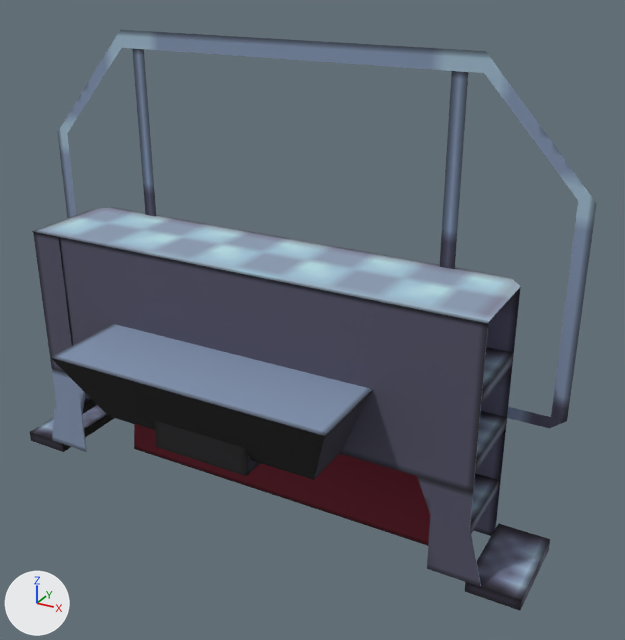
One commit to the OBJ model resources/generated/locomotives/combustion/df5/models/block/df5/df5_cowcatcher.obj: the scene before it, then after it.
Camera for both pictures: a 50 mm lens placed at (2.7, -4.23, 2.43), pointed at (0.77, -0.73, 0.68). The lights are fixed; the arrows at lower left show +X, +Y and +Z. Where no turn or scale is listed for an object, it has been applied to the vertices. Vertices at the same position are counted once.

Before the edit, the objects in view are built like this:
```python
me_排障器_selection_selection_selection_selection_selection_selection_selection_selection = bpy.data.meshes.new('排障器_selection_selection_selection_selection_selection_selection_selection_selection')
me_排障器_selection_selection_selection_selection_selection_selection_selection_selection.from_pydata(...)  # 321 vertices, 202 faces; spans x -1.03..2.03, y -1.52..-0.2, z -0.55..2.0
me_排障器_selection_selection_selection_selection_selection_selection_selection_selection.materials.append(mat_m_0268e62b_9f35_1db3_e756_75d9d65d134f)  # picture img_df5_cowcatcher
ob_排障器_selection_selection_selection_selection_selection_selection_selection_selection = bpy.data.objects.new('排障器_selection_selection_selection_selection_selection_selection_selection_selection', me_排障器_selection_selection_selection_selection_selection_selection_selection_selection)
ob_排障器_selection_selection_selection_selection_selection_selection_selection_selection.location = (0.0, 0.0, 0.0)
```
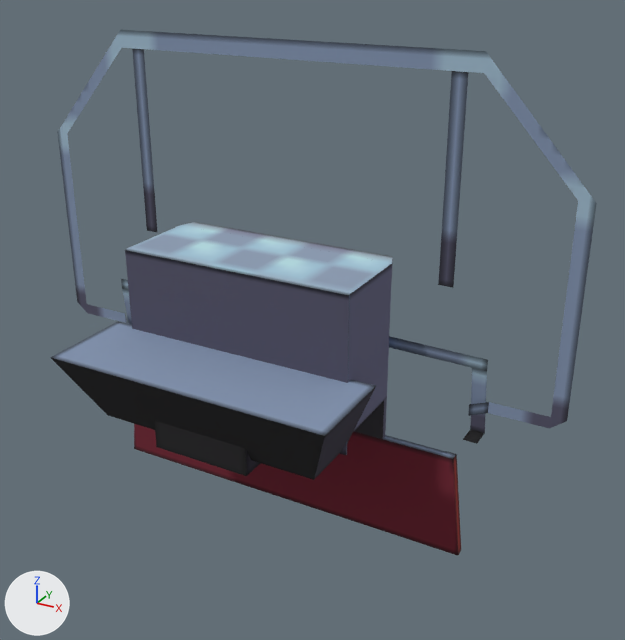
The edits, one by one:
me_排障器_selection_selection_selection_selection_selection_selection_selection_selection is used by ob_排障器_selection_selection_selection_selection_selection_selection_selection_selection; location (0.0, 0.0, 0.0).
me_排障器_selection_selection_selection_selection_selection_selection_selection_selection had 321 vertices, 202 faces and spanned x -1.03..2.03, y -1.52..-0.2, z -0.55..2.0.
me_排障器_selection_selection_selection_selection_selection_selection_selection_selection now has 221 vertices, 131 faces and spans x -1.03..2.03, y -1.52..-0.2, z -0.55..2.0.
me_排障器_selection_selection_selection_selection_selection_selection_selection_selection part 1: the loose piece of 65 vertices spanning x -0.76..1.76, y -1.06..-0.5, z -0.36..1.0 is rebuilt with 48 vertices and now spans x -0.13..1.13, y -1.06..-0.5, z -0.36..1.0.
me_排障器_selection_selection_selection_selection_selection_selection_selection_selection part 2: the loose piece of 8 vertices spanning x -0.76..1.76, y -1.05..-0.59, z 0.61..0.67 is rebuilt with 6 vertices and now spans x -0.13..1.13, y -1.05..-0.59, z 0.61.
me_排障器_selection_selection_selection_selection_selection_selection_selection_selection part 3: 10 loose pieces with 48 vertices, spanning x -1.03..2.03, y -1.06..-0.55, z -0.39..1.0, are deleted.
Part 4, on me_排障器_selection_selection_selection_selection_selection_selection_selection_selection:
48 vertices are removed from x -0.84..1.84, y -1.05..-0.59, z -0.33..1.0.
40 faces are deleted.
15 vertices are added at x -0.63..1.63, y -1.05..-0.5, z 0.15..0.67.
6 new faces join them.
me_排障器_selection_selection_selection_selection_selection_selection_selection_selection part 5: 1 kept faces spanning x 1.56..1.63, y -0.55..-0.5, z 0.15..0.52 get new texture (UV) coordinates.

Boxes (x1, y1, x2, y2) around the edits, measured in the pictures (625 x 640 px):
'排障器_selection_selection_selection_selection_selection_selection_selection_selection', reshaped (10% shorter): before (30, 30, 597, 611); after (50, 30, 597, 555)
part 1 of me_排障器_selection_selection_selection_selection_selection_selection_selection_selection, rebuilt: before (33, 207, 521, 536); after (125, 222, 393, 455)
part 2 of me_排障器_selection_selection_selection_selection_selection_selection_selection_selection, rebuilt (not visible afterwards): before (481, 347, 513, 405)
part 3 of me_排障器_selection_selection_selection_selection_selection_selection_selection_selection, deleted: before (30, 231, 550, 611)
part 4 of me_排障器_selection_selection_selection_selection_selection_selection_selection_selection, cut back: before (33, 232, 499, 587); after (122, 288, 487, 387)
part 5 of me_排障器_selection_selection_selection_selection_selection_selection_selection_selection, surface changed (blue): after (470, 368, 487, 433)
